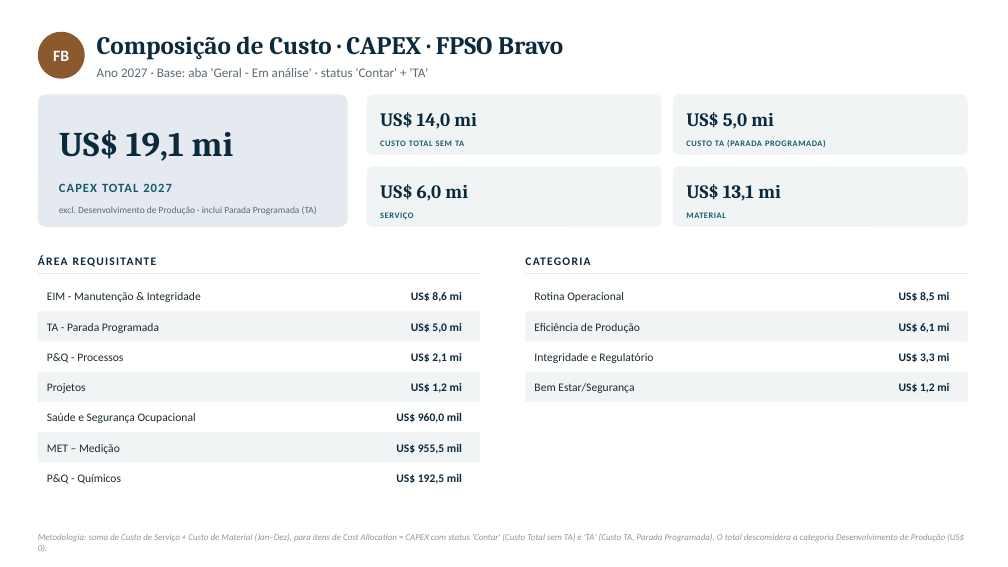
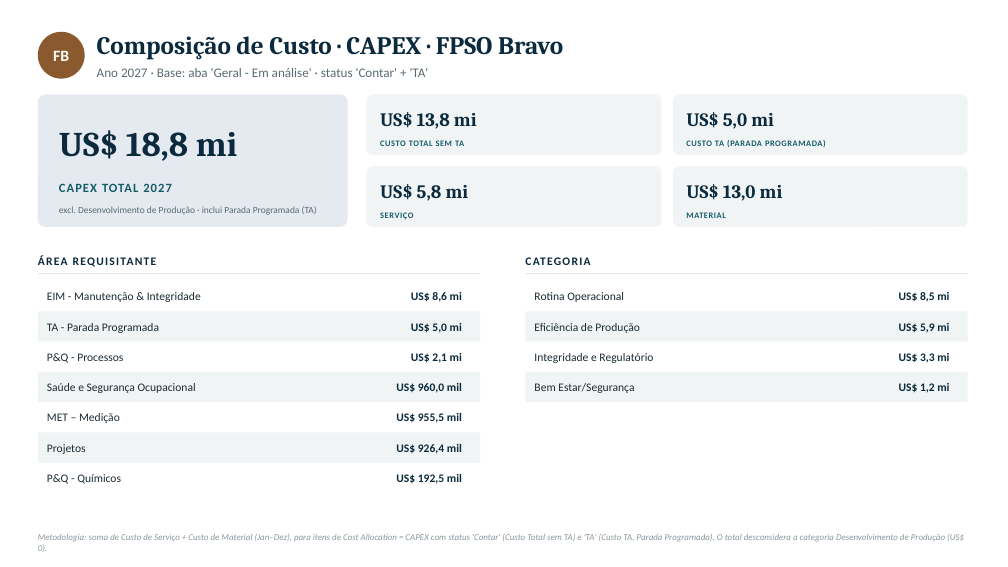
Before and after one commit to LucasRibaas/Planejamento, a slide deck: slide 4 of PRIO_Plano_Trabalho_CAPEX_2027_ClusterSul.pptx. Drawn at 1008x567 pixels with LibreOffice and Linux fonts; fonts in the diff are those of the drawing. Boxes give left, top, right and bottom in pixels: in the first picture for what was removed or moved away, otherwise in the second. Text is boxed around its words. In the diff, an @@ line names an element or a change of style, - is before the commit and + after.

```diff
--- a/PRIO_Plano_Trabalho_CAPEX_2027_ClusterSul.pptx
+++ b/PRIO_Plano_Trabalho_CAPEX_2027_ClusterSul.pptx
@@ text at (380,112,477,129): text changed @@
-US$ 14,0 mi
+US$ 13,8 mi
@@ text at (59,130,238,161): text changed @@
-US$ 19,1 mi
+US$ 18,8 mi
@@ text at (380,184,469,201): text changed @@
-US$ 6,0 mi
+US$ 5,8 mi
@@ text at (686,184,783,201): text changed @@
-US$ 13,1 mi
+US$ 13,0 mi
@@ text at (899,323,949,333): text changed @@
-US$ 6,1 mi
+US$ 5,9 mi
@@ text "Saúde e Segurança Ocupacional": place and size @@
-text "Saúde e Segurança Ocupacional" at (47,413,196,423)
+text "Saúde e Segurança Ocupacional" at (47,383,196,393)
@@ text at (396,383,462,393): text changed @@
-US$ 1,2 mi
+US$ 960,0 mil
@@ text "MET – Medição": place and size @@
-text "MET – Medição" at (47,444,120,454)
+text "MET – Medição" at (47,413,120,423)
@@ text at (396,413,462,423): text changed @@
-US$ 960,0 mil
+US$ 955,5 mil
@@ text "Projetos": place and size @@
-text "Projetos" at (47,383,86,393)
+text "Projetos" at (47,444,86,454)
@@ text at (396,444,462,454): text changed @@
-US$ 955,5 mil
+US$ 926,4 mil
```
Also in this commit, not shown: 4 other slides changed, 1 other file.
